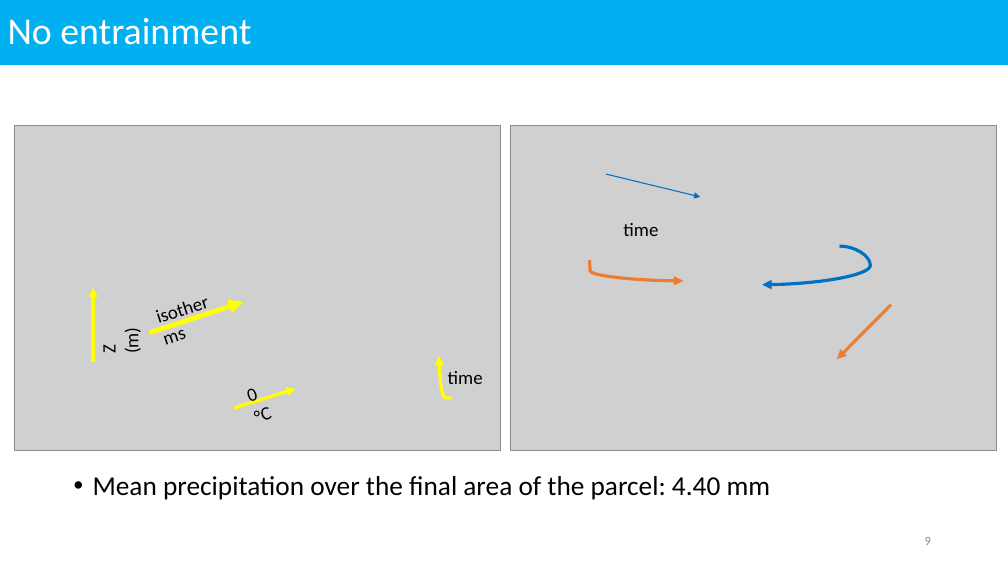
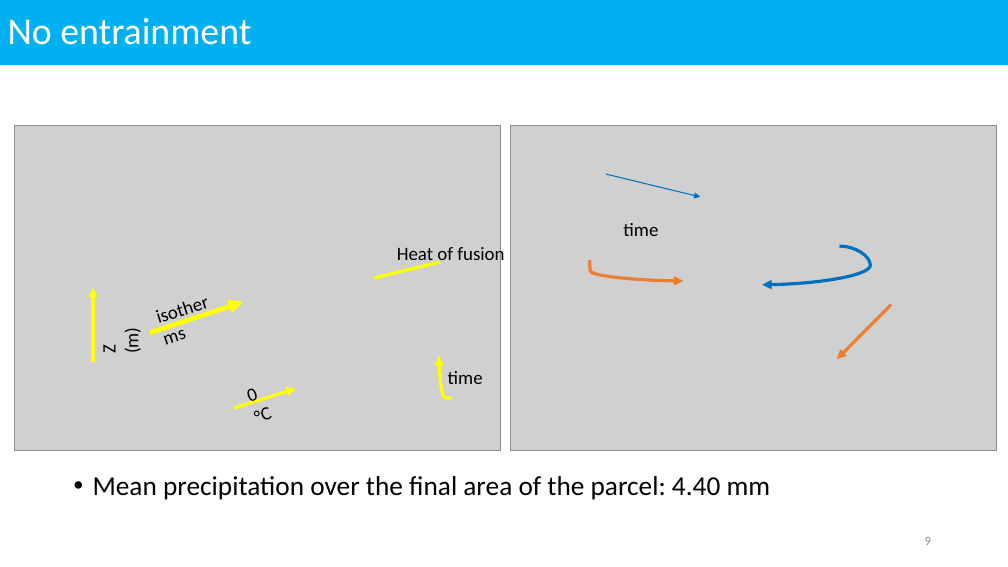
Before and after one commit to meteoNL/CloudParcelModel_SOACproject, a slide deck: slide 9 of presentation.pptx. Drawn at 1008x567 pixels with LibreOffice and Linux fonts; fonts in the diff are those of the drawing; grey boxes stand for pictures. Boxes give left, top, right and bottom in pixels: in the first picture for what was removed or moved away, otherwise in the second. Text is boxed around its words. In the diff, an @@ line names an element or a change of style, - is before the commit and + after.

```diff
--- a/presentation.pptx
+++ b/presentation.pptx
@@ line added from (374, 278) to (440, 262), #FFFF00 3 pt @@
@@ text added at (x1=397, y1=244, x2=504, y2=265), 18 pt, text #000000 @@
+Heat of fusion
```
Also in this commit, not shown: 7 other slides changed.
